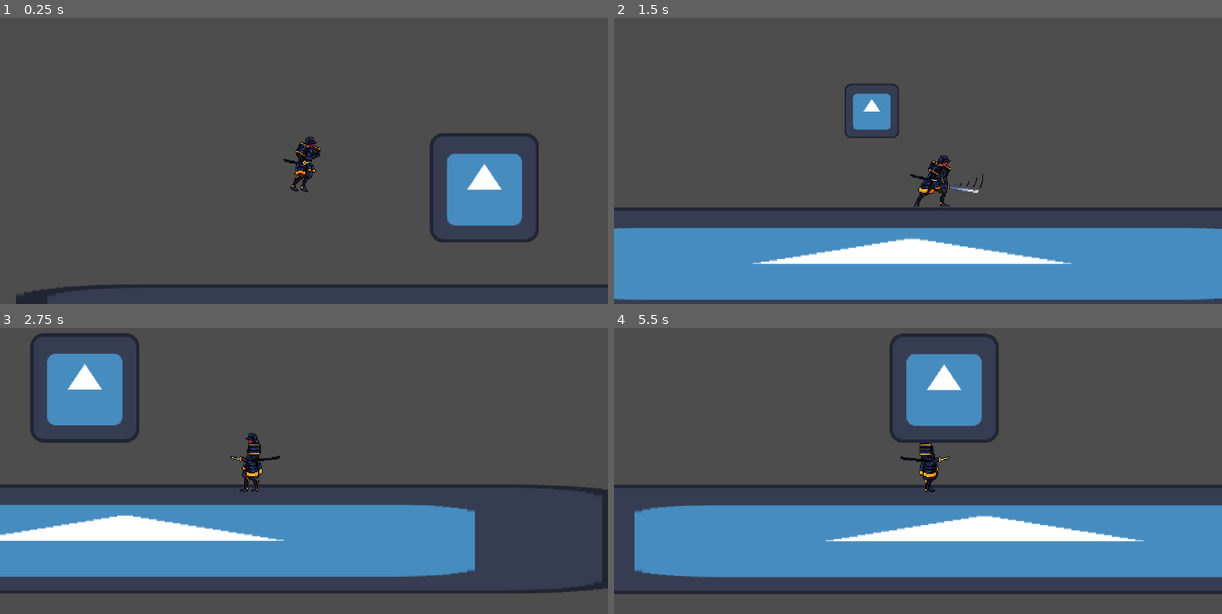
Above: before the commit, frames 1-4 (two rows, left to right).
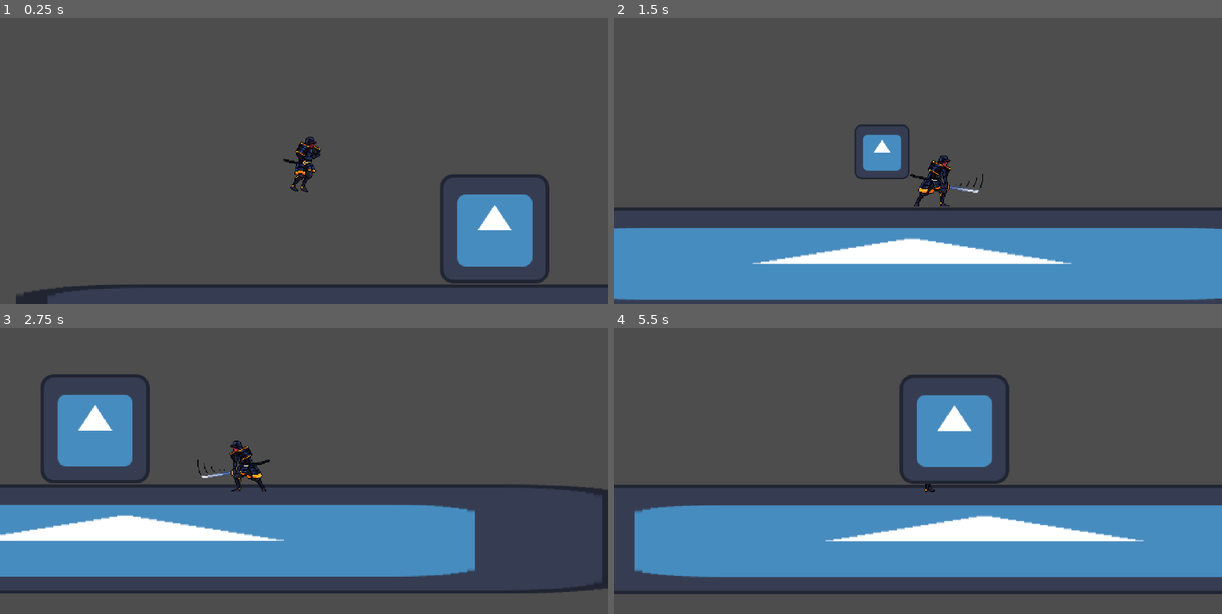
Above: after the commit, the same moments.

Repository: big-man-brendan/game-assesment
Game: Godot game, scene res://Scenes/platform.tscn
Two runs of this game, one before a commit and one after it. Both use one fixed random seed, a clock stepped at 60 frames per second and the inputs below. The engine's default icon, where the game draws it, is replaced by a stand-in: a white triangle on a blue panel in a dark square.
Inputs:
- Up to frame 1 (0.25 s): no input
- Up to frame 2 (1.5 s): hold Right (ui_right) from 0.53 s (still down); tap X (Melee) at 0.6, 1.35 s; tap Up (ui_up) at 0.77 s
- Up to frame 3 (2.75 s): tap Up (ui_up) at 1.52 s; release Right (ui_right) at 2.03 s; hold Left (ui_left) from 2.03 s (still down); hold C (dash) from 2.03 s (still down); tap X (Melee) at 2.3 s
- Up to frame 4 (5.5 s): release Left (ui_left) at 2.78 s; release C (dash) at 2.78 s; hold Right (ui_right) 2.78-4.28 s; tap X (Melee) at 2.85, 3.6, 4.55, 5.1 s; tap Up (ui_up) at 3.02, 3.77, 4.52 s; hold Left (ui_left) 4.28-5.03 s; tap C (dash) at 4.35 s; hold Right (ui_right) from 5.03 s (still down)

The runs differ from the first frame. In frame 1, 5.4% of the frame differs, in the area x 70-91%, y 40-93%; in frame 2, 2.0%; in frame 3, 6.2%, in the area x 5-47%, y 1-58%; in frame 4, 5.6%.

Commit message:
Gotta get the right assests becausse shol pc's are blocked

Diff:
--- a/Scenes/charectir.tscn
+++ b/Scenes/charectir.tscn
@@ -282,7 +282,7 @@
 one_shot = true
 
 [node name="AttackTimer" type="Timer" parent="." unique_id=1143659056]
-wait_time = 0.2
+wait_time = 0.3
 one_shot = true
 
 [node name="AnimatedSprite2D" type="AnimatedSprite2D" parent="." unique_id=1982043459]
--- a/Scenes/platform.tscn
+++ b/Scenes/platform.tscn
@@ -27,4 +27,4 @@
 position_smoothing_speed = 15.0
 
 [node name="Test_dummy" parent="." unique_id=654696611 instance=ExtResource("3_mrs20")]
-position = Vector2(531, 377)
+position = Vector2(543, 425)
--- a/Scripts/character_body_2d.gd
+++ b/Scripts/character_body_2d.gd
@@ -10,12 +10,14 @@
 var attacking = false
 var dashing = false
 var dashing_on_floor = false
+var damage_og_pos = Vector2(0,25)
 
 signal dash
 
 func _ready() -> void:
+
 	print("ready")
-	$Damage_box.monitorable = false
+	$Damage_box.position.x = 100000
 
 
 func reset():
@@ -111,12 +113,11 @@
 
 	if Input.is_action_just_pressed("Melee"):
 
-
-
+		$Damage_box.position = damage_og_pos
 
 		$Damage_box.rotation = deg_to_rad(int($AnimatedSprite2D.flip_h))*180
 
-		$Damage_box.monitorable = true
+
 
 		$AttackTimer.start()
 		attacking = true
@@ -159,5 +160,11 @@
 
 
 func _on_attack_timer_timeout() -> void:
+
 	attacking = false
-	$Damage_box.monitorable = false
+
+	$Damage_box.position.x = 1000000
+
+	await get_tree().physics_frame
+
+	print("stopped attacking")
--- a/Scripts/test_dummy.gd
+++ b/Scripts/test_dummy.gd
@@ -15,12 +15,19 @@
 
 func _on_area_entered(area: Area2D) -> void:
 	print("Hit")
+	print(get_overlapping_areas())
 	scale = Vector2(0.5,0.5)
 	$HitTimer.start()
 
 
 func _on_hit_timer_timeout() -> void:
 	print("unhit")
-	monitoring = false   # stop monitoring for a frame
-	monitoring = true    # start monitoring again
+
+	print(get_overlapping_areas())
+
+	reset_physics_interpolation()
+
+
+	monitoring = false
+	monitoring = true
 	scale = Vector2(1,1)
